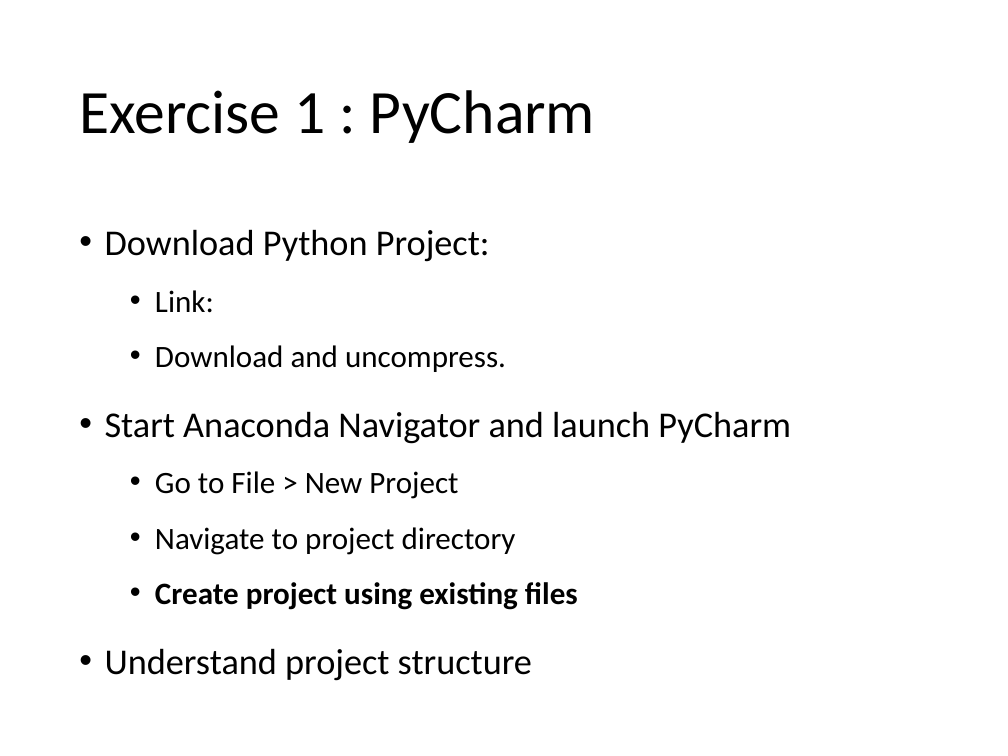
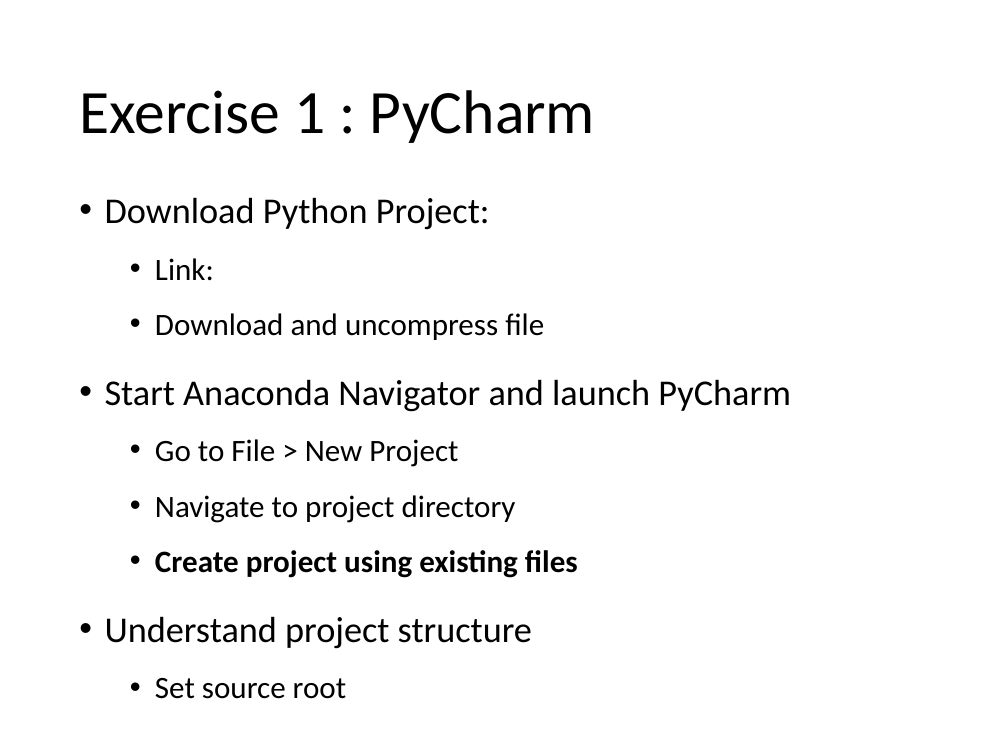
Before and after one commit to PrincetonUniversity/intro_debugging, a slide deck: slide 5 of 01_overview/Introduction_To_Debugging.pptx. Drawn at 1008x756 pixels with LibreOffice and Linux fonts; fonts in the diff are those of the drawing. Boxes give left, top, right and bottom in pixels: in the first picture for what was removed or moved away, otherwise in the second. Text is boxed around its words. In the diff, an @@ line names an element or a change of style, - is before the commit and + after.

```diff
--- a/01_overview/Introduction_To_Debugging.pptx
+++ b/01_overview/Introduction_To_Debugging.pptx
@@ text "Download Python Project:": place and size @@
-text "Download Python Project:" at bbox=[105, 229, 791, 681]
+text "Download Python Project:" at bbox=[105, 197, 791, 699]
@@ text at bbox=[155, 313, 544, 340]: text changed @@
-  • Download and uncompress.
+  • Download and uncompress file
@@ text at bbox=[155, 678, 346, 699]: paragraph added @@
+  • Set source root
```
Also in this commit, not shown: 7 other files.
